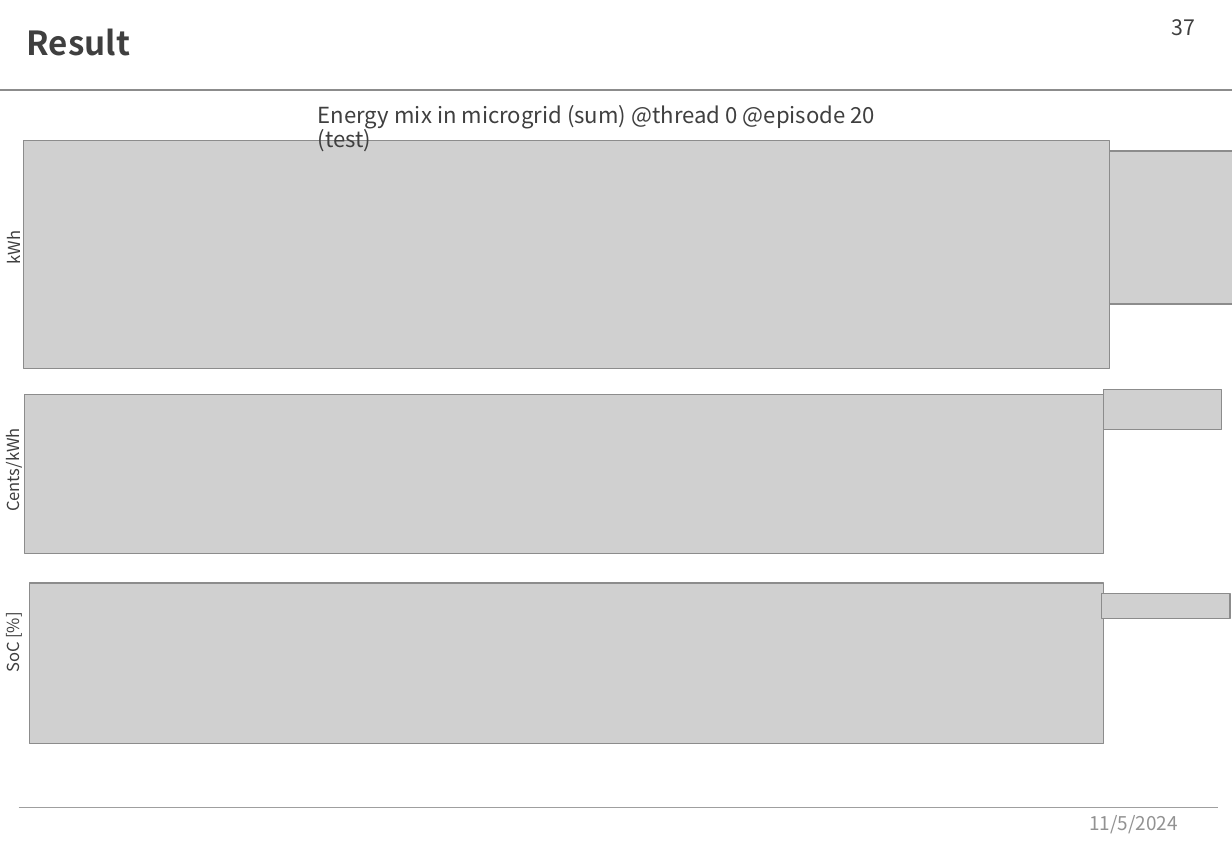
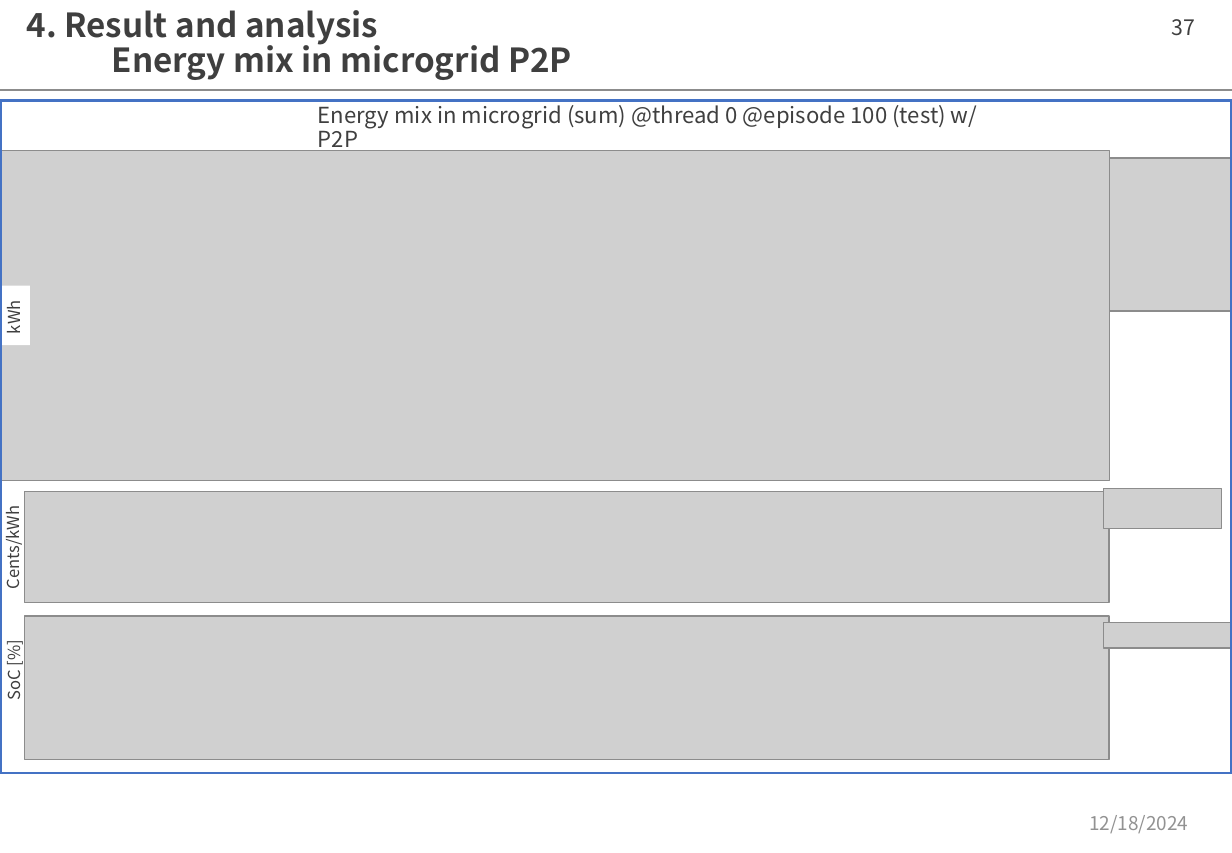
Before and after one commit to moooyu1121/master_thesis_model, a slide deck: slide 37 of memo.pptx. Drawn at 1232x853 pixels with LibreOffice and Linux fonts; fonts in the diff are those of the drawing; grey boxes stand for pictures. Boxes give left, top, right and bottom in pixels: in the first picture for what was removed or moved away, otherwise in the second. Text is boxed around its words. In the diff, an @@ line names an element or a change of style, - is before the commit and + after.

```diff
--- a/memo.pptx
+++ b/memo.pptx
@@ text at (27, 10, 572, 80): text changed @@
-Result
+4. Result and analysis
+Energy mix in microgrid P2P
@@ rectangle added at (1, 100, 1232, 772), outline #4472C4 1.5 pt @@
@@ text at (318, 101, 977, 153): text changed @@
-Energy mix in microgrid (sum) @thread 0 @episode 20 (test)
+Energy mix in microgrid (sum) @thread 0 @episode 100 (test) w/ P2P
@@ picture: place and size @@
-picture at (24, 141, 1110, 369)
+picture at (0, 150, 1109, 481)
@@ picture: place and size @@
-picture at (1109, 151, 1232, 305)
+picture at (1109, 158, 1232, 312)
@@ rectangle "kWh": place and size @@
-rectangle "kWh" at (1, 234, 25, 264)
+rectangle "kWh" at (0, 286, 30, 345)
@@ rectangle "kWh" at (0, 286, 30, 345): fill none to #FFFFFF @@
@@ picture removed at (25, 395, 1105, 554) @@
@@ text "Cents/kWh": place and size @@
-text "Cents/kWh" at (1, 436, 25, 510)
+text "Cents/kWh" at (0, 514, 24, 588)
@@ picture added at (24, 491, 1109, 603) @@
@@ picture: place and size @@
-picture at (1105, 390, 1223, 430)
+picture at (1105, 488, 1223, 528)
@@ text "SoC [%]": place and size @@
-text "SoC [%]" at (1, 645, 25, 671)
+text "SoC [%]" at (1, 673, 25, 699)
@@ picture: place and size @@
-picture at (30, 584, 1105, 744)
+picture at (24, 617, 1109, 760)
@@ picture: place and size @@
-picture at (1102, 594, 1231, 619)
+picture at (1105, 622, 1232, 647)
@@ line removed from (18, 808) to (1218, 808) @@
@@ text at (1089, 815, 1188, 833): text changed @@
-11/5/2024
+12/18/2024
```
Also in this commit, not shown: 42 other slides changed, 18 slides added, 8 slides removed.
